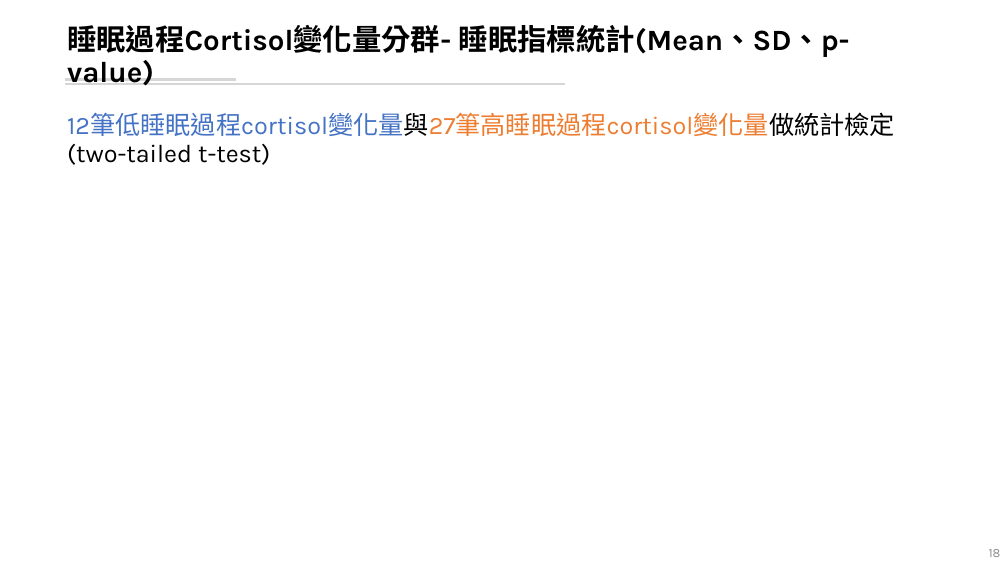
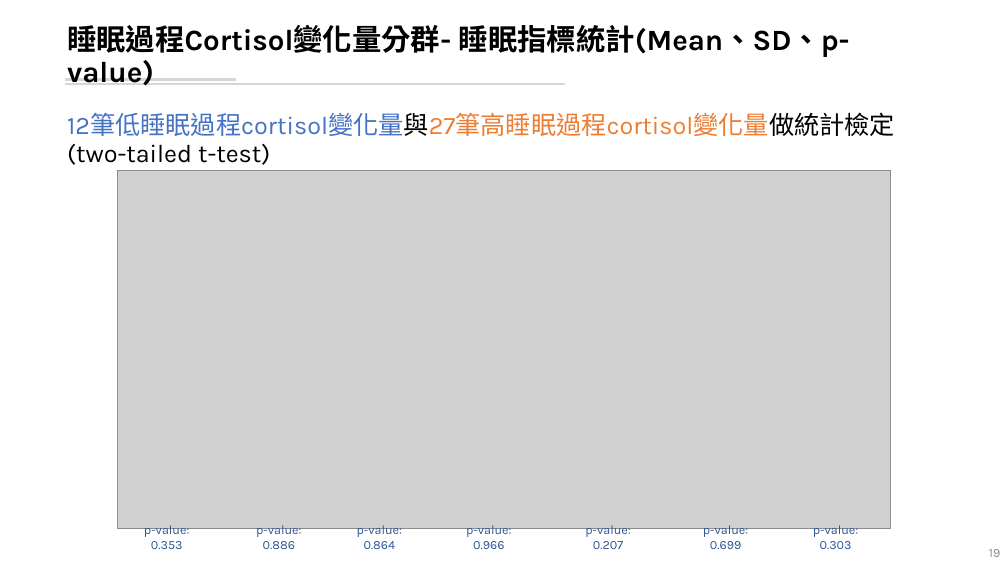
Before and after one commit to leooel97895750/REM_DataMining, a slide deck: slide 19 of 20210807_REM分析.pptx (slide 18 before the commit). Drawn at 1008x567 pixels with LibreOffice and Linux fonts; fonts in the diff are those of the drawing; grey boxes stand for pictures. Boxes give left, top, right and bottom in pixels: in the first picture for what was removed or moved away, otherwise in the second. Text is boxed around its words. In the diff, an @@ line names an element or a change of style, - is before the commit and + after.

```diff
--- a/20210807_REM分析.pptx
+++ b/20210807_REM分析.pptx
@@ picture added at [117,170,891,528] @@
@@ text added at [144,525,189,549], 12 pt, text #2F5597 @@
+p-value:
+0.353
@@ text added at [256,525,301,549], 12 pt, text #2F5597 @@
+p-value:
+0.886
@@ text added at [357,525,402,549], 12 pt, text #2F5597 @@
+p-value:
+0.864
@@ text added at [466,525,511,549], 12 pt, text #2F5597 @@
+p-value:
+0.966
@@ text added at [585,525,630,549], 12 pt, text #2F5597 @@
+p-value:
+0.207
@@ text added at [703,525,748,549], 12 pt, text #2F5597 @@
+p-value:
+0.699
@@ text added at [813,525,858,549], 12 pt, text #2F5597 @@
+p-value:
+0.303
```
Also in this commit, not shown: 2 other slides changed, 3 slides added, 1 slide removed, 1 other file.
